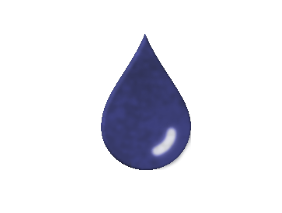
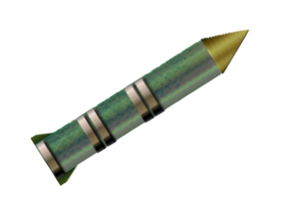
Two versions of the same layered image (282 × 213). Layer-by-layer changes:
added layer "Eingefügte Ebene #6" above "Eingefügte Ebene #7" over 30, 28, 250, 186
hid "Eingefügte Ebene" over 100, 34, 191, 170
